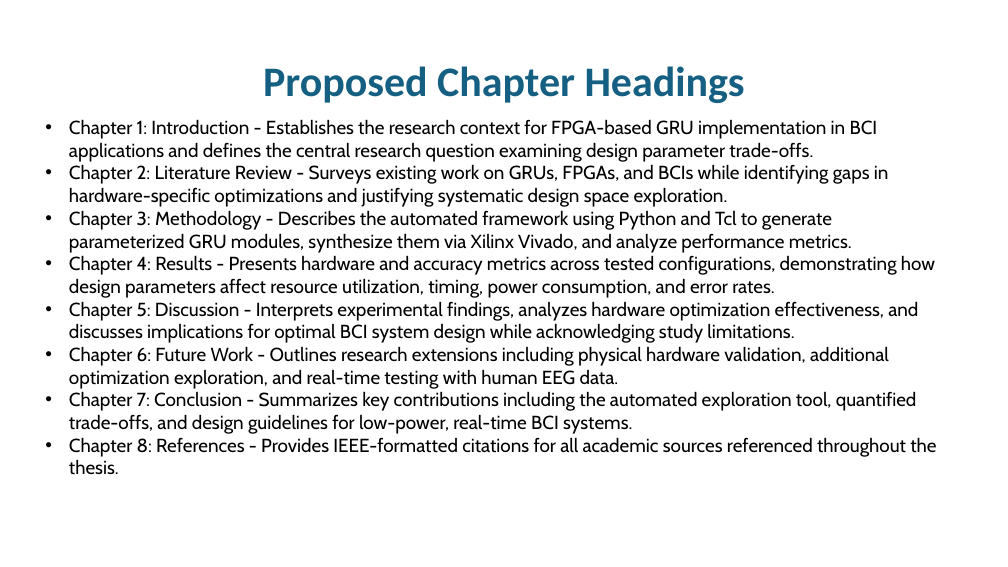
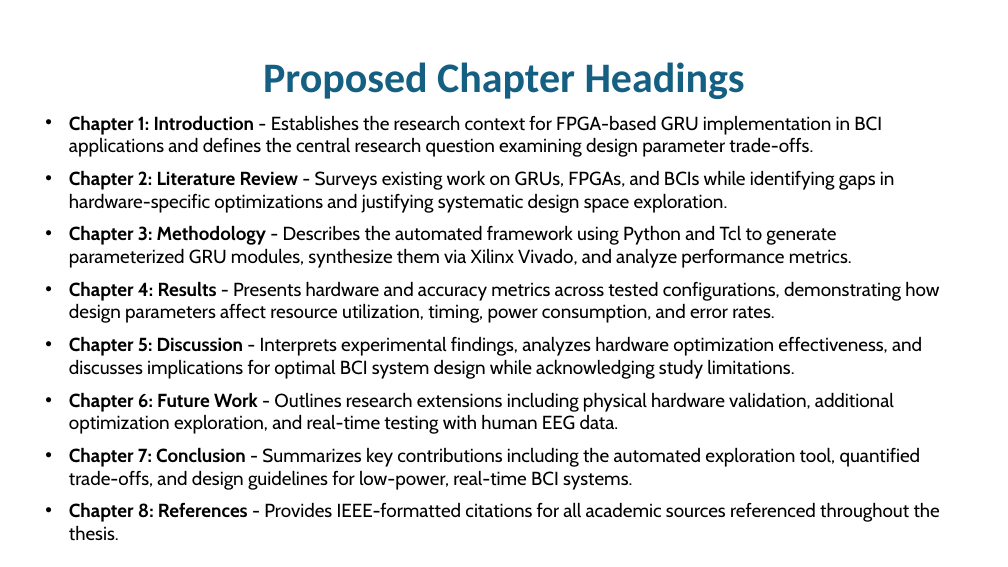
Before and after one commit to thesixtium/gru-hardware-implementation-and-optimization, a slide deck: slide 11 of Thesis Proposal Defence.pptx. Drawn at 1008x567 pixels with LibreOffice and Linux fonts; fonts in the diff are those of the drawing; background and template pictures are left out. Boxes give left, top, right and bottom in pixels: in the first picture for what was removed or moved away, otherwise in the second. Text is boxed around its words. In the diff, an @@ line names an element or a change of style, - is before the commit and + after.

```diff
--- a/Thesis Proposal Defence.pptx
+++ b/Thesis Proposal Defence.pptx
@@ title "Proposed Chapter Headings": place and size @@
-title "Proposed Chapter Headings" at (263, 66, 745, 103)
+title "Proposed Chapter Headings" at (263, 62, 745, 99)
@@ text "Chapter 1: Introduction - Establishes ..." at (69, 115, 940, 541): bold on in "Chapter 1: Introduction", "Chapter 2: Literature Review", "Chapter 3: Methodology", "Chapter 4: Results" and 4 more places @@
```
